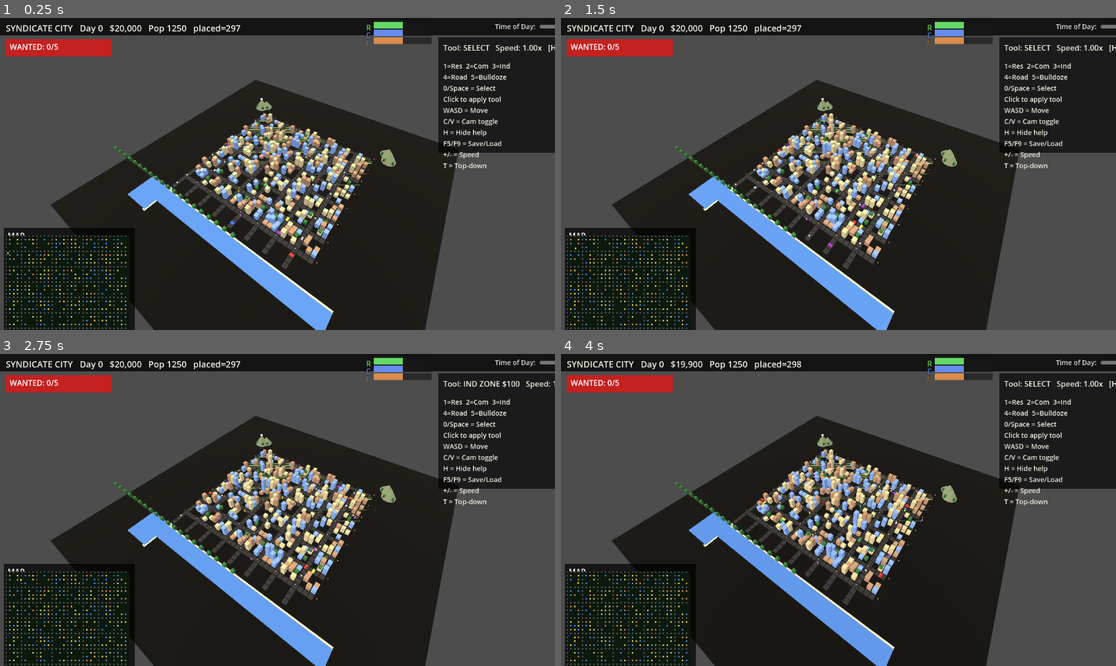
Above: before the commit, frames 1-4 (two rows, left to right).
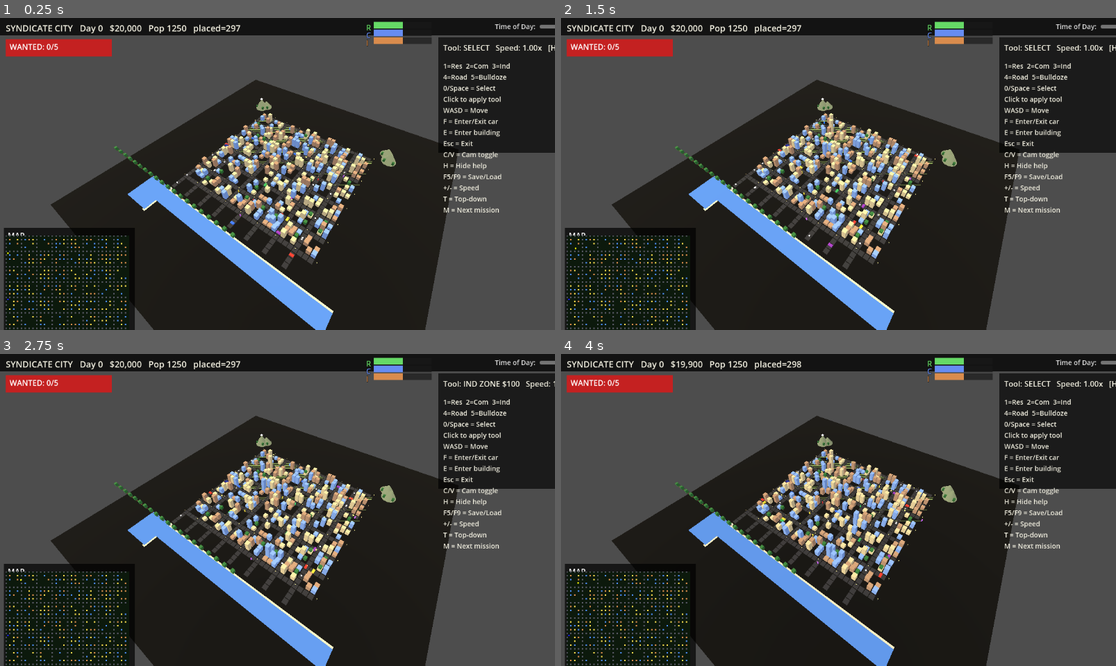
Above: after the commit, the same moments.

Repository: Fedgerick/syndicatecity-2d
Game: Godot game, scene res://main.tscn
Same seed, same stepped clock (60 frames per second), same inputs: the game is played once before the commit and once after it.
Inputs (mouse positions are in pixels of both pictures, inside the frame that each line leads up to):
- Up to frame 1 (0.25 s): no input
- Up to frame 2 (1.5 s): tap Enter at 0.5, 1.25 s; move the mouse to (960, 158) at 0.52 s; hold Right (ui_right) 0.53-1.25 s; tap 1 at 0.6 s; click (960, 158) at 0.67 s; tap Space at 0.77 s; drag from (727, 189) to (810, 236) at 1.27 s
- Up to frame 3 (2.75 s): tap Enter at 2 s; move the mouse to (333, 441) at 2.02 s; hold Right (ui_right) from 2.03 s (still down); tap 3 at 2.1 s
- Up to frame 4 (4 s): release Right (ui_right) at 2.75 s; tap Enter at 2.75, 3.5 s; drag from (810, 572) to (672, 463) at 2.77 s; move the mouse to (1005, 556) at 3.52 s; hold Left (ui_left) from 3.53 s (still down); tap 5 at 3.6 s; tap Space at 3.77 s

The runs differ from the first frame. In frame 1, 0.8% of the frame differs, in the area x 52-91%, y 32-63%; in frame 2, 0.8%; in frame 3, 0.8%; in frame 4, 0.8%.

Commit message:
game: mission system with red burglar target, mission banner overlay, M=next mission
Mission 1: Bust the Burglar - red capsule at (12,4), $500 on complete
Mission 2 (after M): Chase the Bank Robber - vehicle pursuit, $1500

Mission overlay in bottom-center:
- MISSION: <name> [ACTIVE/COMPLETE]
- Objective text

Press M when status is COMPLETE to advance to next mission.

Diff:
--- a/main.gd
+++ b/main.gd
@@ -33,6 +33,12 @@
 var growth_accum: float = 0.0
 var sim_day_accum: float = 0.0  # seconds until next sim day
 var sim_unlocked: Array[String] = ["Basic Zone"]
+var missions: Array = []  # active missions
+var completed_missions: Array = []  # strings of completed mission IDs
+var current_mission: Dictionary = {}
+var mission_overlay: CanvasLayer
+var mission_label: Label
+var mission_objective: Label
 var wanted_level: int = 0  # 0..5 stars
 var wanted_timer: float = 0.0
 var police: Array = []  # list of {mesh, pos, target_pos, speed}
@@ -82,6 +88,8 @@
 	_build_initial_buildings()
 	_build_lamps()
 	_build_police()
+	_build_burglar()
+	_setup_missions()
 	_build_light_env()
 	_build_camera()
 	_build_player()
@@ -118,6 +126,7 @@
 	_update_traffic(delta)
 	_update_cars(delta)
 	_update_police(delta)
+	_update_mission(delta)
 	_update_wanted(delta)
 	_update_npcs(delta)
 	_update_player(delta)
@@ -804,7 +813,7 @@
 	help.position = Vector2(920, 90)
 	help.add_theme_font_size_override("font_size", 14)
 	help.add_theme_color_override("font_color", Color(0.95, 0.94, 0.88))
-	help.text = "1=Res  2=Com  3=Ind\n4=Road  5=Bulldoze\n0/Space = Select\nClick to apply tool\nWASD = Move\nC/V = Cam toggle\nH = Hide help\nF5/F9 = Save/Load\n+/- = Speed\nT = Top-down"
+	help.text = "1=Res  2=Com  3=Ind\n4=Road  5=Bulldoze\n0/Space = Select\nClick to apply tool\nWASD = Move\nF = Enter/Exit car\nE = Enter building\nEsc = Exit\nC/V = Cam toggle\nH = Hide help\nF5/F9 = Save/Load\n+/- = Speed\nT = Top-down\nM = Next mission"
 	controls_overlay.add_child(help)
 	# Wanted meter overlay (top-left)
 	var wanted_cl := CanvasLayer.new()
@@ -1335,6 +1344,114 @@
 			var ny: int = py + dy
 			if nx >= 0 and nx < 256 and ny >= 0 and ny < 256:
 				minimap_image.set_pixel(nx, ny, col)
+
+func _setup_missions() -> void:
+	# Mission 1: collect bounty on a criminal hiding in the city
+	var m1 := {
+		"id": "bust_the_burglar",
+		"name": "Bust the Burglar",
+		"brief": "Find the burglar in the residential zone and arrest them.",
+		"objective": "Locate the burglar (red capsule near residential)",
+		"status": "active",
+		"target_pos": Vector3(_wx(12 * CELL), 0.7, _wz(4 * CELL)),
+		"target_radius": 3.0,
+		"reward": 500,
+	}
+	missions.append(m1)
+	current_mission = m1
+	_build_mission_overlay()
+
+
+func _build_mission_overlay() -> void:
+	mission_overlay = CanvasLayer.new()
+	mission_overlay.layer = 4
+	add_child(mission_overlay)
+	var bg := ColorRect.new()
+	bg.color = Color(0.10, 0.20, 0.40, 0.85)
+	bg.size = Vector2(520, 60)
+	bg.position = Vector2(370, 700)
+	mission_overlay.add_child(bg)
+	mission_label = Label.new()
+	mission_label.text = ""
+	mission_label.position = Vector2(380, 706)
+	mission_label.add_theme_font_size_override("font_size", 16)
+	mission_label.add_theme_color_override("font_color", Color(1, 1, 0.4))
+	mission_overlay.add_child(mission_label)
+	mission_objective = Label.new()
+	mission_objective.text = ""
+	mission_objective.position = Vector2(380, 728)
+	mission_objective.add_theme_font_size_override("font_size", 13)
+	mission_objective.add_theme_color_override("font_color", Color(1, 1, 1))
+	mission_overlay.add_child(mission_objective)
+	_refresh_mission_overlay()
+
+
+func _refresh_mission_overlay() -> void:
+	if mission_label == null or mission_objective == null:
+		return
+	if current_mission.is_empty():
+		mission_label.text = "No mission"
+		mission_objective.text = ""
+		return
+	mission_label.text = "MISSION: %s   [%s]" % [current_mission["name"], current_mission["status"].to_upper()]
+	if current_mission["status"] == "active":
+		mission_objective.text = current_mission["objective"]
+	elif current_mission["status"] == "complete":
+		mission_objective.text = "MISSION COMPLETE! Press M for next mission."
+	elif current_mission["status"] == "failed":
+		mission_objective.text = "Mission failed."
+
+
+func _update_mission(delta: float) -> void:
+	if current_mission.is_empty() or current_mission.get("status") != "active":
+		return
+	var d: float = player_pos.distance_to(current_mission["target_pos"])
+	if d < current_mission["target_radius"]:
+		_complete_mission()
+
+
+func _complete_mission() -> void:
+	current_mission["status"] = "complete"
+	var reward: int = current_mission.get("reward", 0)
+	sim_budget += reward
+	completed_missions.append(current_mission["id"])
+	_refresh_mission_overlay()
+
+
+func _next_mission() -> void:
+	# Queue next mission: chase a bank robber
+	var m2 := {
+		"id": "chase_the_bank_robber",
+		"name": "Bank Robbery in Progress",
+		"brief": "Pursue the robber's getaway car.",
+		"objective": "Drive within 5m of the robber's vehicle",
+		"status": "active",
+		"target_pos": Vector3(_wx(28 * CELL), 0.5, _wz(20 * CELL)),
+		"target_radius": 5.0,
+		"reward": 1500,
+	}
+	missions.append(m2)
+	current_mission = m2
+	_refresh_mission_overlay()
+
+
+func _build_burglar() -> void:
+	# Visual: red capsule marking the mission target
+	var b := MeshInstance3D.new()
+	var capsule := CapsuleMesh.new()
+	capsule.height = 1.5
+	capsule.radius = 0.30
+	b.mesh = capsule
+	var mat := StandardMaterial3D.new()
+	mat.albedo_color = Color(0.85, 0.10, 0.10)
+	mat.emission_enabled = true
+	mat.emission = Color(0.4, 0.05, 0.05)
+	mat.emission_energy_multiplier = 0.5
+	b.material_override = mat
+	b.position = Vector3(_wx(12 * CELL), 0.75, _wz(4 * CELL))
+	b.name = "Burglar"
+	add_child(b)
+
 
 func save_city() -> void:
 	var data := {
Binary file added: screenshots/mis1.png
